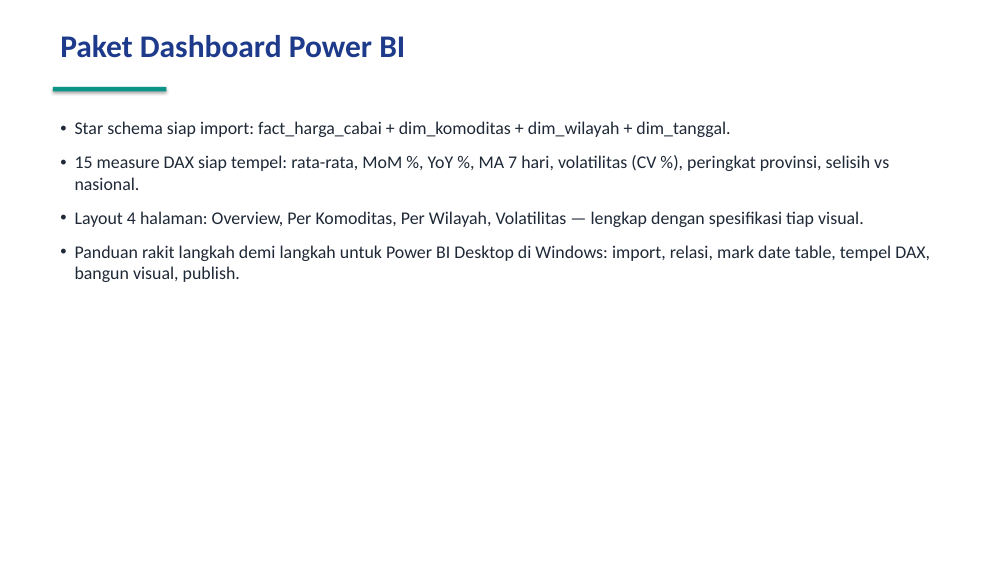
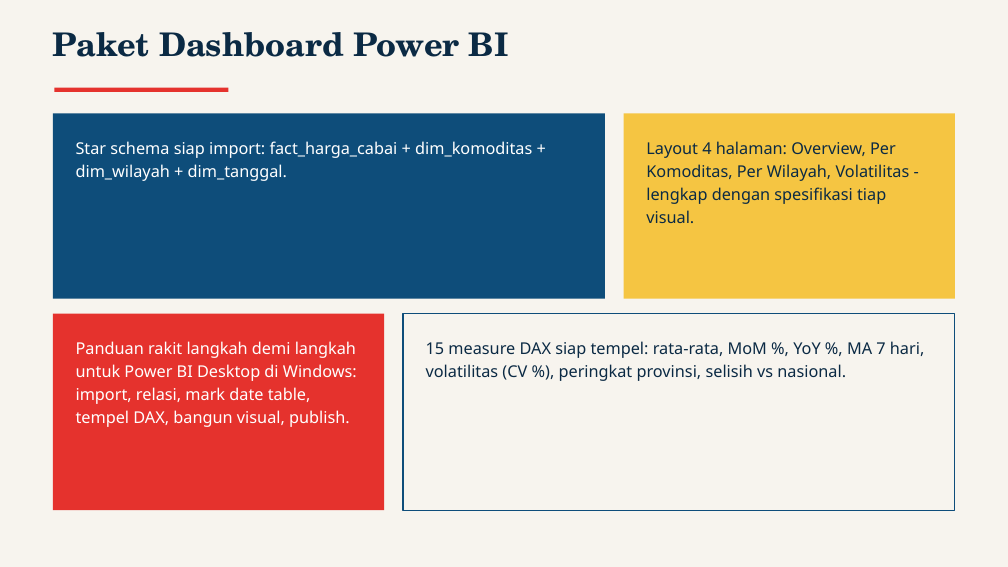
Before and after one commit to baghizash/harga-cabai-indonesia-2026, a slide deck: slide 8 of Portofolio-Analisis-Harga-Cabai.pptx. Drawn at 1008x567 pixels with LibreOffice and Linux fonts; fonts in the diff are those of the drawing. Boxes give left, top, right and bottom in pixels: in the first picture for what was removed or moved away, otherwise in the second. Text is boxed around its words. In the diff, an @@ line names an element or a change of style, - is before the commit and + after.

```diff
--- a/Portofolio-Analisis-Harga-Cabai.pptx
+++ b/Portofolio-Analisis-Harga-Cabai.pptx
@@ background #FFFFFF to #F7F4EE @@
@@ text "Paket Dashboard Power BI" at (53,32,509,57): size 30 to 31 pt, font Calibri to TeX Gyre Schola, text colour #1E3A8A to #0B2A44 @@
@@ rectangle: place and size @@
-rectangle at (53,87,166,91)
+rectangle at (54,88,228,92)
@@ rectangle at (54,88,228,92): fill #0D9488 to #E5322D; shadow off @@
@@ rectangle added at (53,113,605,299), fill #0E4D7A @@
@@ rectangle added at (624,113,955,299), fill #F5C542 @@
@@ text removed at (75,121,930,282) @@
-• Star schema siap import: fact_harga_cabai + dim_komoditas + dim_wilayah + dim_tanggal.
-• 15 measure DAX siap tempel: rata-rata, MoM %, YoY %, MA 7 hari, volatilitas (CV %), peringkat provinsi, selisih vs nasional.
-• Layout 4 halaman: Overview, Per Komoditas, Per Wilayah, Volatilitas — lengkap dengan spesifikasi tiap visual.
-• Panduan rakit langkah demi langkah untuk Power BI Desktop di Windows: import, relasi, mark date table, tempel DAX, bangun visual, publish.
@@ text added at (76,141,532,181), 15.5 pt, text #FFFFFF @@
+Star schema siap import: fact_harga_cabai + dim_komoditas + dim_wilayah + dim_tanggal.
@@ text added at (646,141,910,223), 15.5 pt, text #0B2A44 @@
+Layout 4 halaman: Overview, Per Komoditas, Per Wilayah, Volatilitas - lengkap dengan spesifikasi tiap visual.
@@ rectangle added at (53,314,384,510), fill #E5322D @@
@@ rectangle added at (403,314,955,510), fill #F7F4EE, outline #0E4D7A 1.25 pt @@
@@ text added at (76,341,357,427), 15.5 pt, text #FFFFFF @@
+Panduan rakit langkah demi langkah untuk Power BI Desktop di Windows: import, relasi, mark date table, tempel DAX, bangun visual, publish.
@@ text added at (426,341,924,381), 15.5 pt, text #0B2A44 @@
+15 measure DAX siap tempel: rata-rata, MoM %, YoY %, MA 7 hari, volatilitas (CV %), peringkat provinsi, selisih vs nasional.
```
Also in this commit, not shown: 9 other slides changed.
